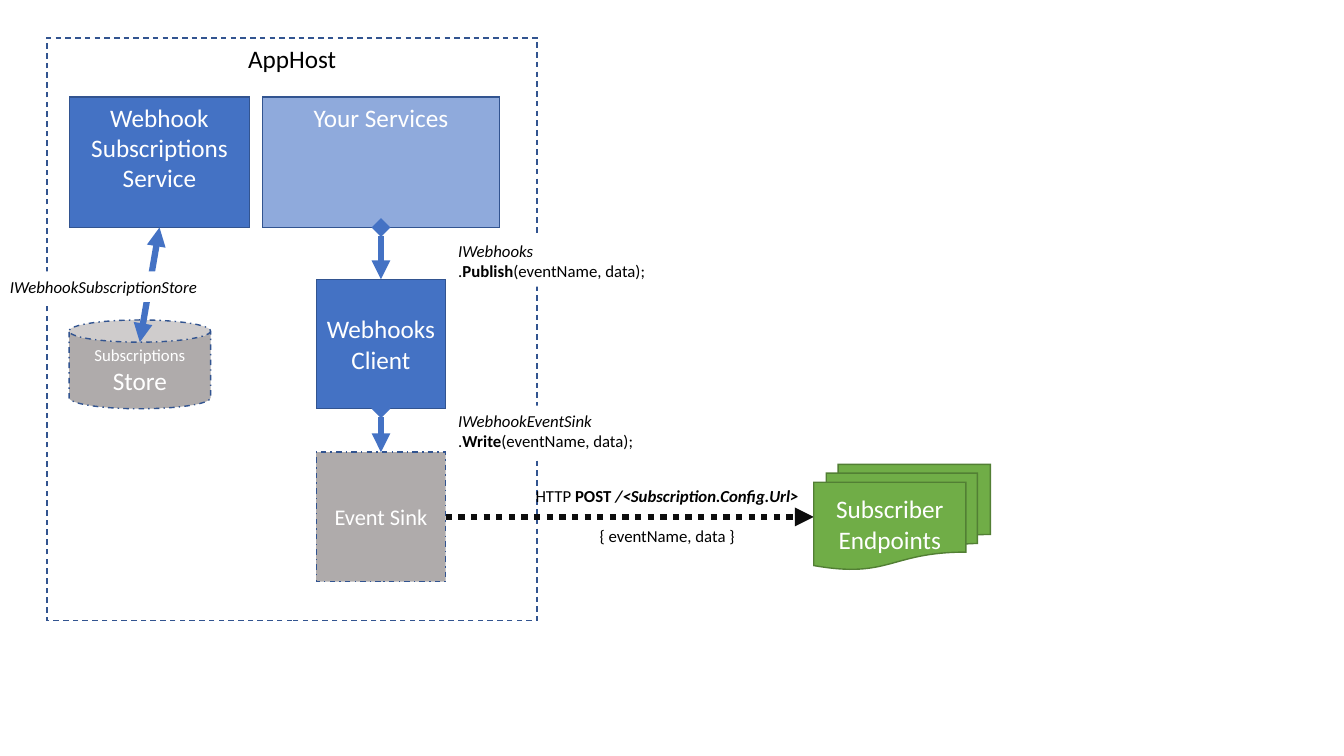
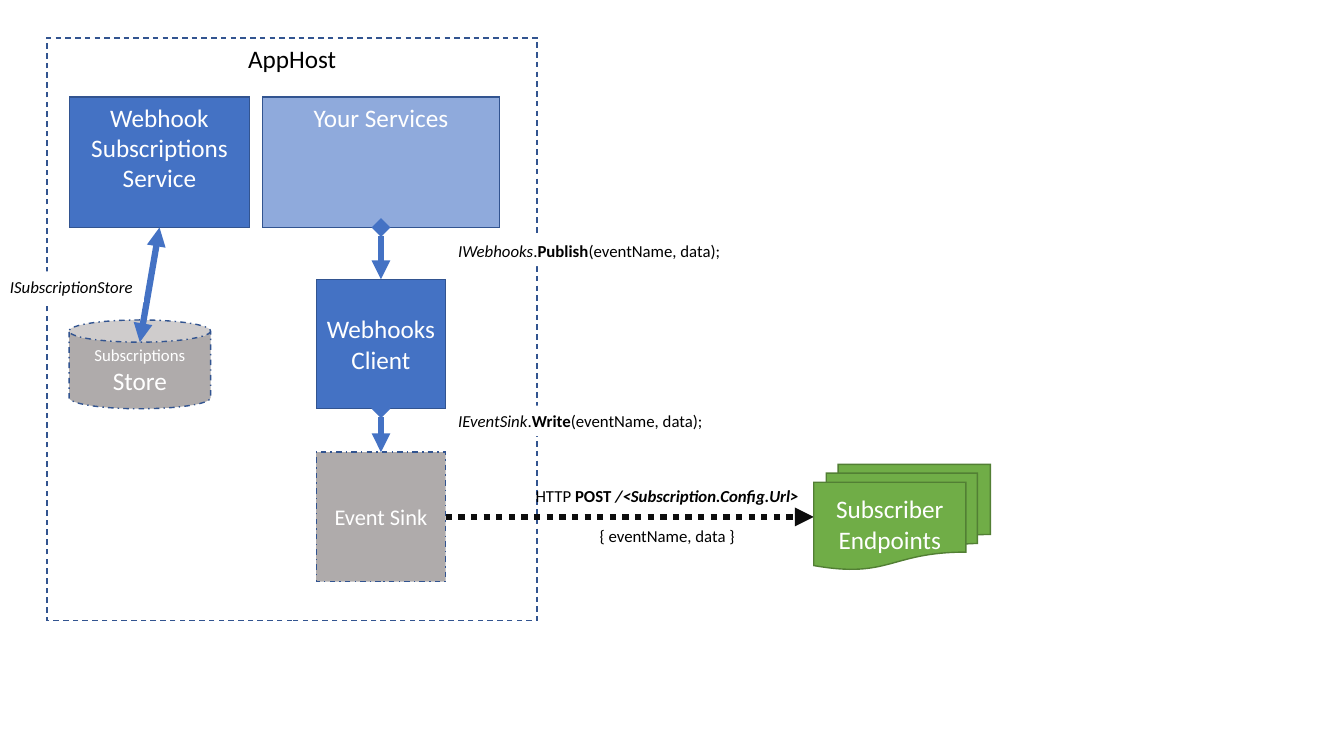
Before and after one commit to jezzsantos/ServiceStack.Webhooks, a slide deck: slide 1 of docs/images/Webhooks.pptx. Drawn at 1344x756 pixels with LibreOffice and Linux fonts; fonts in the diff are those of the drawing. Boxes give left, top, right and bottom in pixels: in the first picture for what was removed or moved away, otherwise in the second. Text is boxed around its words. In the diff, an @@ line names an element or a change of style, - is before the commit and + after.

```diff
--- a/docs/images/Webhooks.pptx
+++ b/docs/images/Webhooks.pptx
@@ text at bbox=[458, 245, 720, 259]: text changed @@
-IWebhooks
-.Publish(eventName, data);
+IWebhooks.Publish(eventName, data);
@@ text at bbox=[10, 281, 133, 296]: text changed @@
-IWebhookSubscriptionStore
+ISubscriptionStore
@@ text at bbox=[458, 415, 703, 429]: text changed @@
-IWebhookEventSink
-.Write(eventName, data);
+IEventSink.Write(eventName, data);
```
Also in this commit, not shown: 2 other slides changed, 3 other files.
